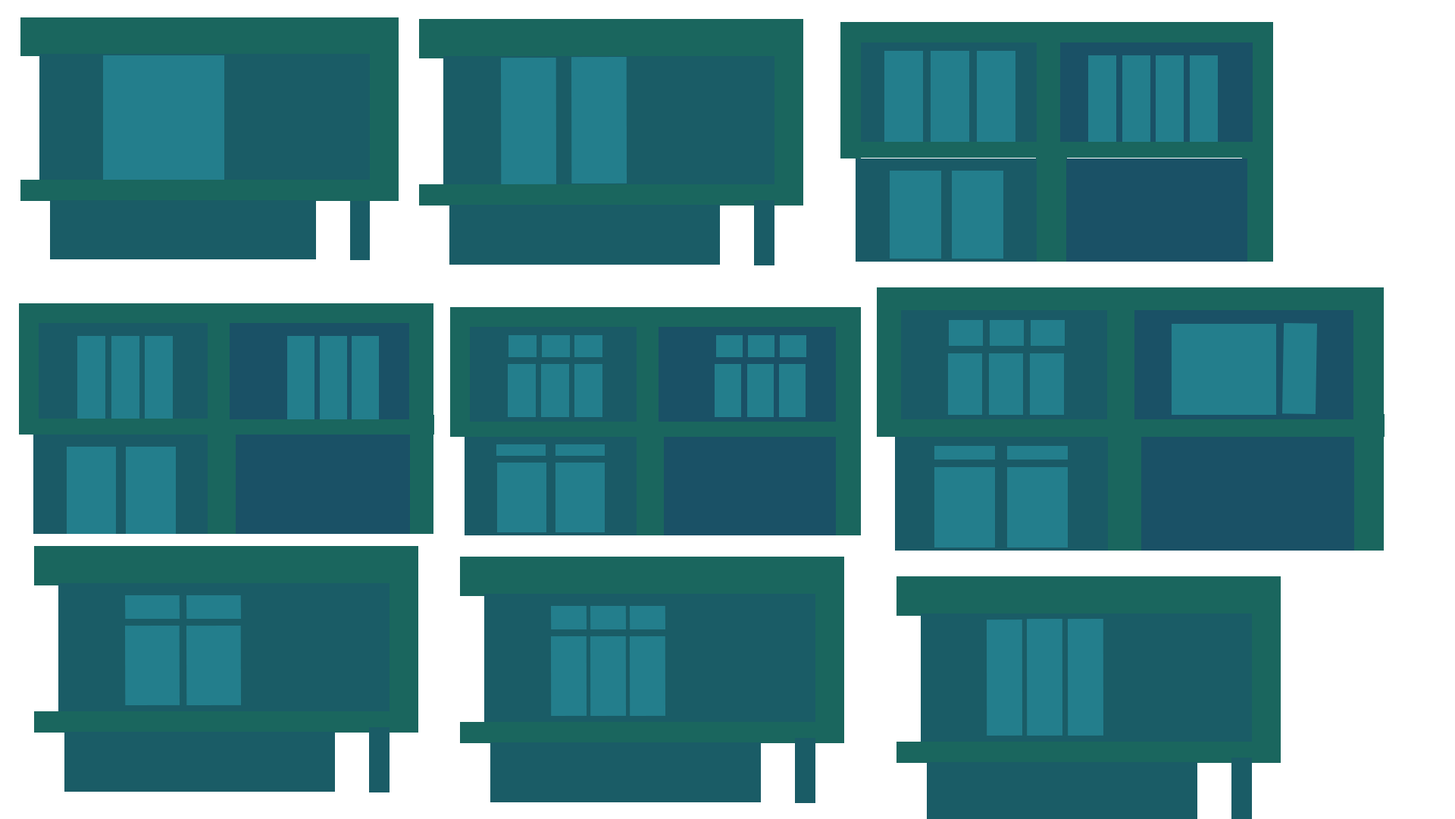
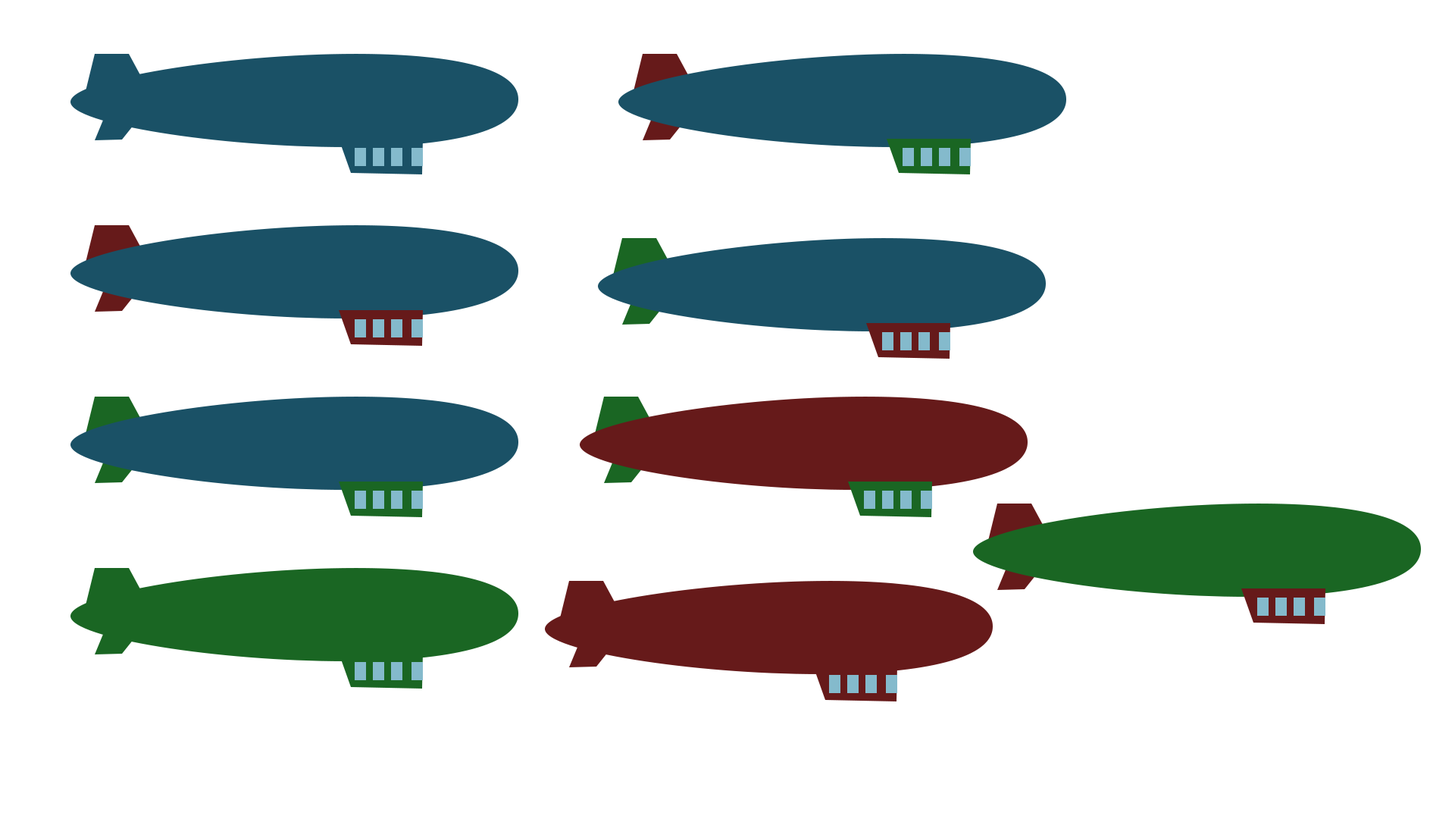
Layer changes from the first 1455px x 819px image to the second:
hid group "modern houses" (144 layers) over [18, 17, 1385, 819]
added group "zeppelins" with 72 layers above "Background" over [70, 53, 1422, 702]
added group "zeppelin 1" with 7 layers in group "zeppelins" over [70, 53, 519, 175]
added layer "Shape 1" (1st of 9, in "zeppelins" › "zeppelin 1") in group "zeppelin 1" over [70, 53, 519, 148]
added group "zeppelin 2" with 7 layers in group "zeppelins" over [70, 225, 519, 346]
added layer "Shape 1" (2nd of 9, in "zeppelins" › "zeppelin 2") in group "zeppelin 2" over [70, 225, 519, 319]
added group "zeppelin 3" with 7 layers in group "zeppelins" over [70, 396, 519, 517]
added layer "Shape 1" (3rd of 9, in "zeppelins" › "zeppelin 3") in group "zeppelin 3" over [70, 396, 519, 490]
added group "zeppelin 4" with 7 layers in group "zeppelins" over [618, 53, 1067, 175]
added layer "Shape 1" (4th of 9, in "zeppelins" › "zeppelin 4") in group "zeppelin 4" over [618, 53, 1067, 148]
added group "zeppelin 5" with 7 layers in group "zeppelins" over [598, 238, 1047, 359]
added layer "Shape 1" (5th of 9, in "zeppelins" › "zeppelin 5") in group "zeppelin 5" over [598, 238, 1047, 332]
added group "zeppelin 6" with 7 layers in group "zeppelins" over [579, 396, 1028, 517]
added layer "Shape 1" (6th of 9, in "zeppelins" › "zeppelin 6") in group "zeppelin 6" over [579, 396, 1028, 490]
added group "zeppelin 7" with 7 layers in group "zeppelins" over [70, 567, 519, 689]
added layer "Shape 1" (7th of 9, in "zeppelins" › "zeppelin 7") in group "zeppelin 7" over [70, 567, 519, 661]
added group "zeppelin 8" with 7 layers in group "zeppelins" over [544, 580, 993, 702]
added layer "Shape 1" (8th of 9, in "zeppelins" › "zeppelin 8") in group "zeppelin 8" over [544, 580, 993, 674]
added group "zeppelin 9" with 7 layers in group "zeppelins" over [973, 503, 1422, 624]
…and 58 more changes (55 added, 3 painted)
